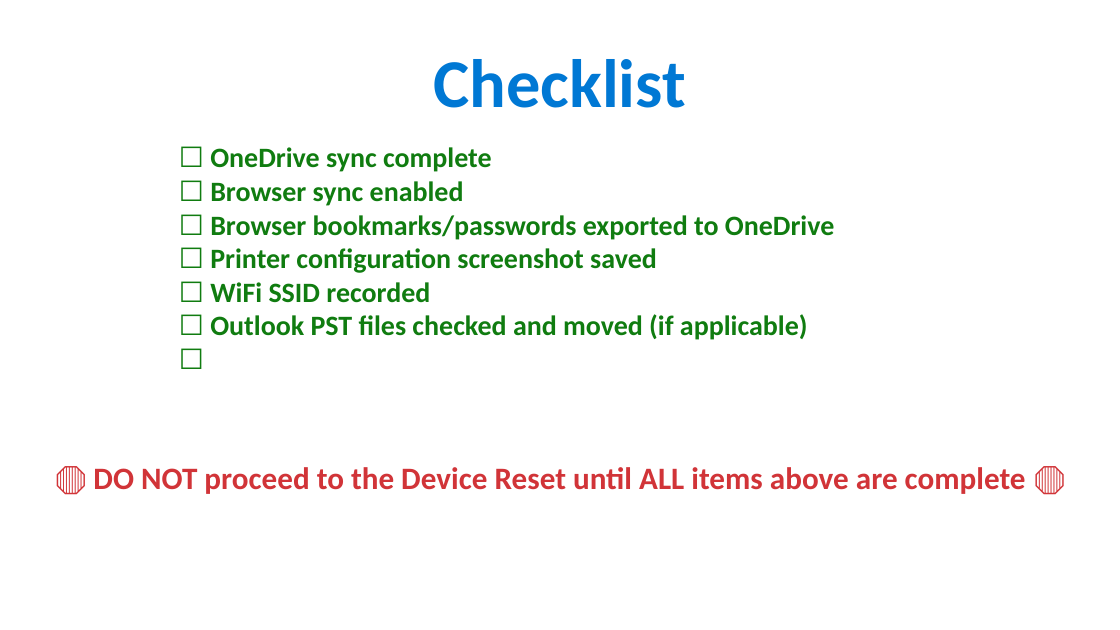
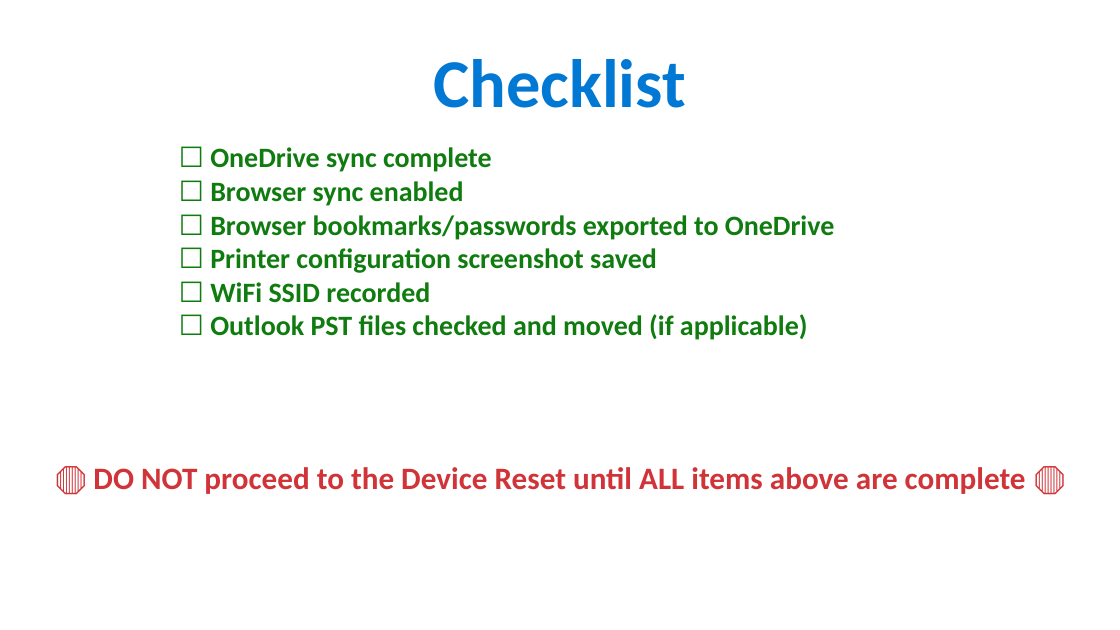
Before and after one commit to ipsghonline/tmp, a slide deck: slide 8 of presentation/Phase1-Backup-Guide.pptx. Drawn at 1120x630 pixels with LibreOffice and Linux fonts; fonts in the diff are those of the drawing. Boxes give left, top, right and bottom in pixels: in the first picture for what was removed or moved away, otherwise in the second. Text is boxed around its words. In the diff, an @@ line names an element or a change of style, - is before the commit and + after.

```diff
--- a/presentation/Phase1-Backup-Guide.pptx
+++ b/presentation/Phase1-Backup-Guide.pptx
@@ text at (210, 147, 835, 340): paragraph removed @@
-☐
```
